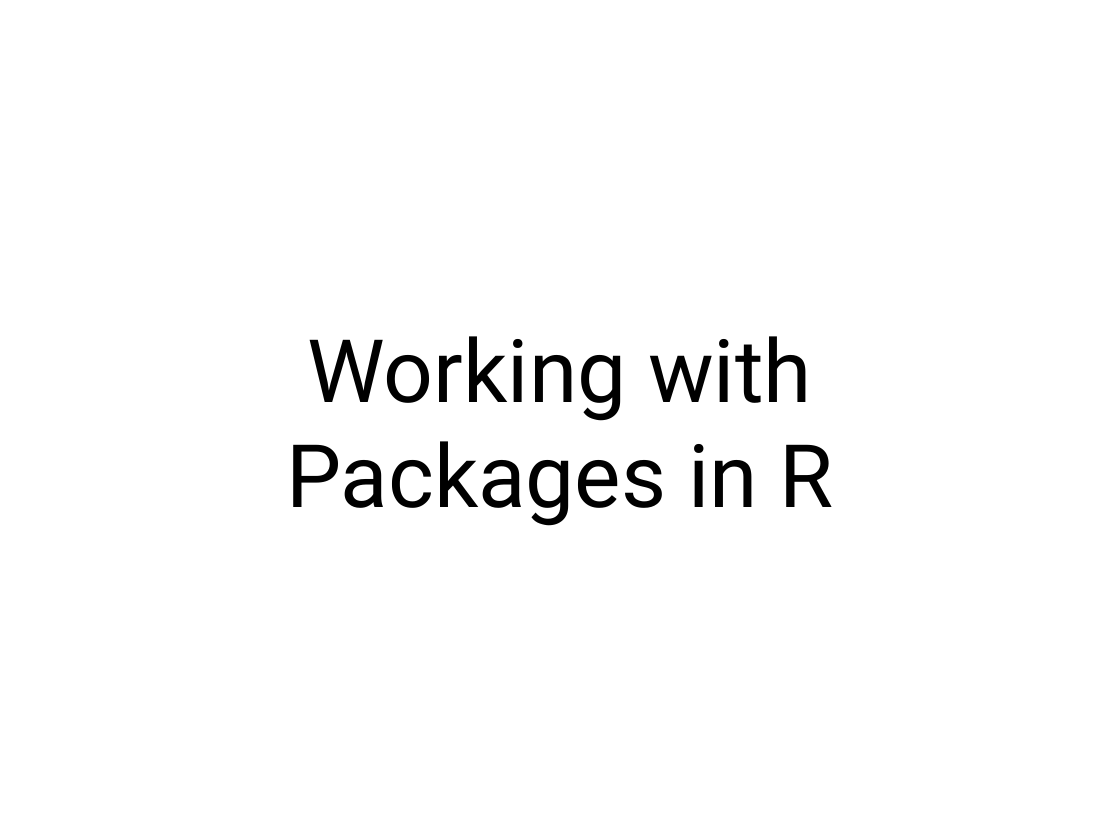
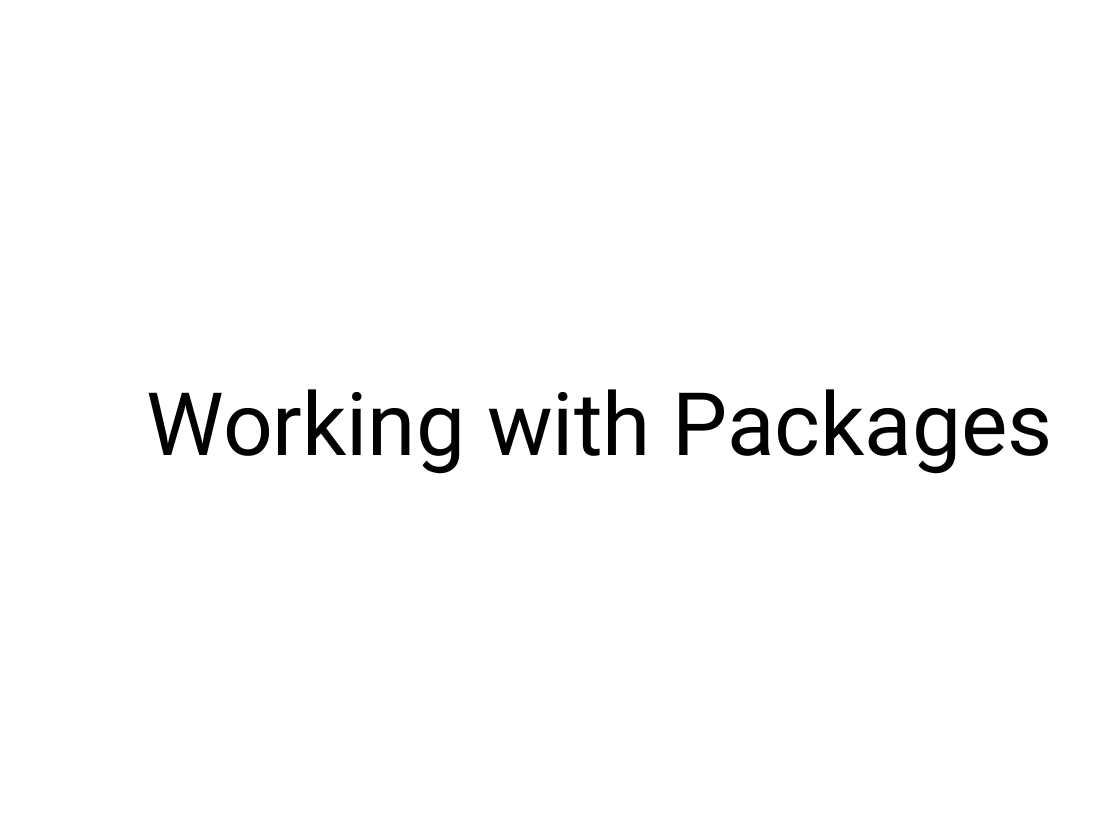
Before and after one commit to nvenkataraman1/RProgrammingWorkshop, a slide deck: slide 10 of sessions/w1/Week1.pptx (slide 13 before the commit). Drawn at 1120x840 pixels with LibreOffice and Linux fonts; fonts in the diff are those of the drawing. Boxes give left, top, right and bottom in pixels: in the first picture for what was removed or moved away, otherwise in the second. Text is boxed around its words. In the diff, an @@ line names an element or a change of style, - is before the commit and + after.

```diff
--- a/sessions/w1/Week1.pptx
+++ b/sessions/w1/Week1.pptx
@@ title at box(147, 389, 1052, 474): text changed @@
-Working with Packages in R
+Working with Packages
```
Also in this commit, not shown: 9 other slides changed, 2 slides added, 8 slides removed, 1 other file.
